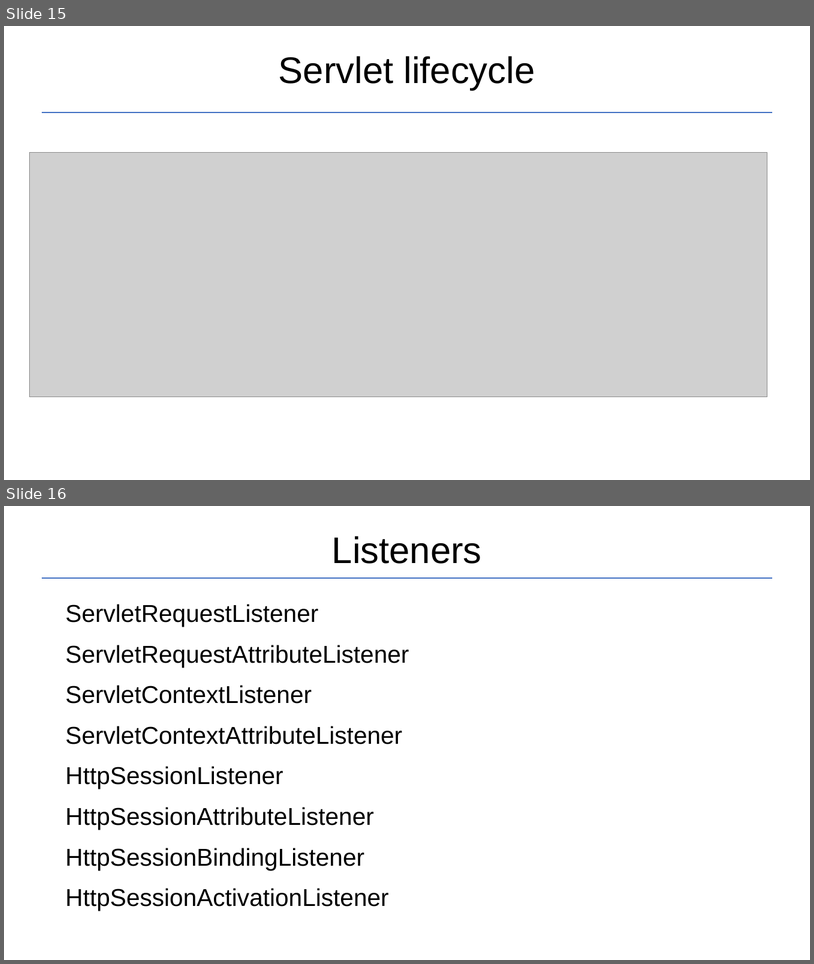
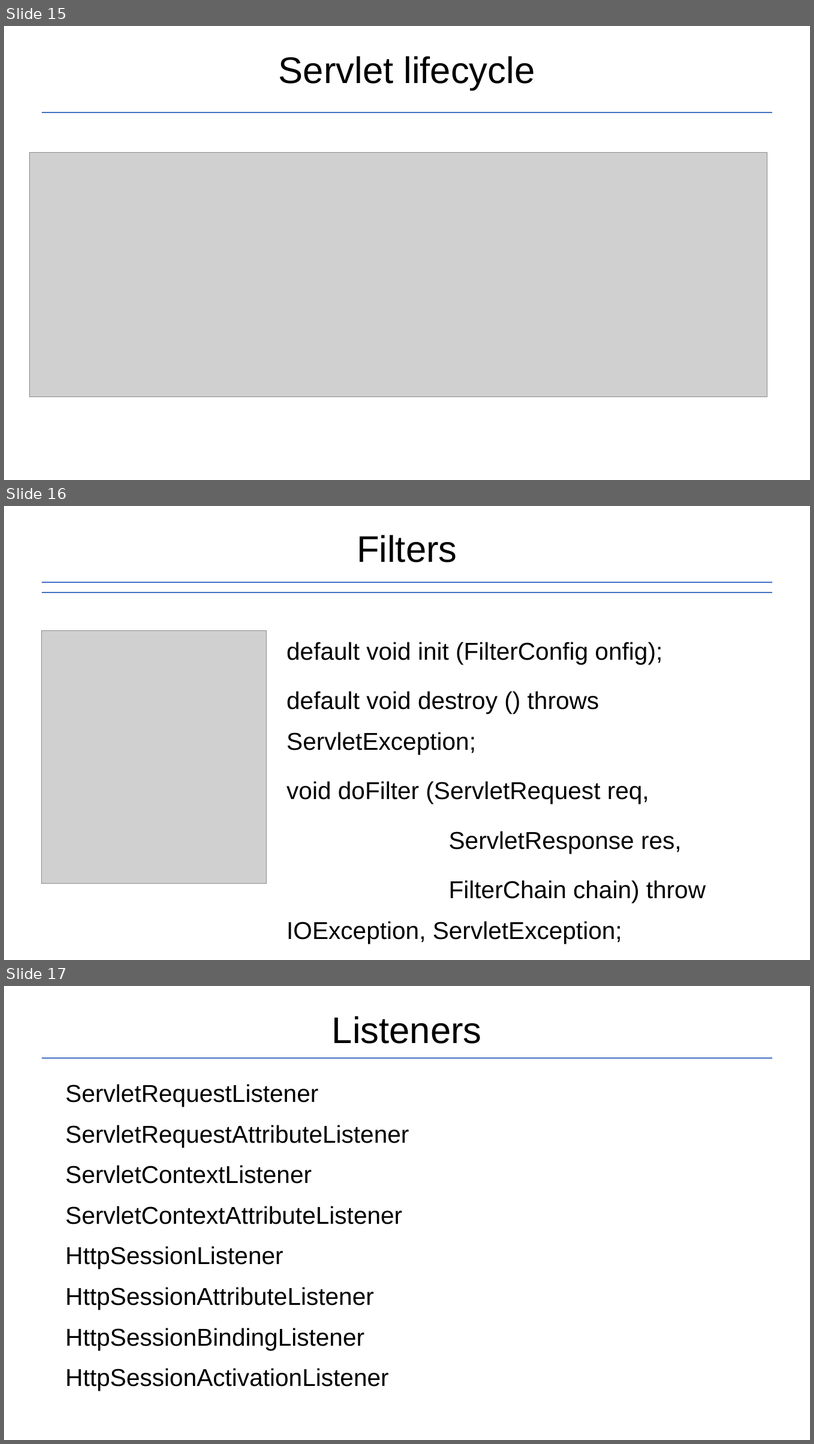
Before and after one commit to Garnik94/Levelup_presentations, a slide deck: Servlet/Servlet_Presentation.pptx. Shown one above the other, each under a label of ours: slides 15 and 16 before the commit, slides 15, 16 and 17 after it. The pictures are 814x964 and 814x1444 pixels, drawn with LibreOffice and Linux fonts; fonts in the diff are those of the drawing; grey boxes stand for pictures. Boxes give left, top, right and bottom in pixels: in the first picture for what was removed or moved away, otherwise in the second. Text is boxed around its words. In the diff, an @@ line names an element or a change of style, - is before the commit and + after.

```diff
--- a/Servlet/Servlet_Presentation.pptx
+++ b/Servlet/Servlet_Presentation.pptx
@@ slide 16 added at box(4, 506, 810, 960), background #FFFFFF @@
@@ title added at box(357, 535, 458, 562), 44 pt, text #000000 @@
+Filters
@@ line added from (42, 582) to (773, 582), #4472C4 1.5 pt @@
@@ line added from (42, 592) to (773, 592), #4472C4 1.5 pt @@
@@ picture added at box(42, 631, 267, 883) @@
@@ text added at box(287, 642, 706, 903), 29 pt, text #000000 @@
+default void init (FilterConfig onfig);
+default void destroy () throws ServletException;
+void doFilter (ServletRequest req,
+ServletResponse res,
+FilterChain chain) throw IOException, ServletException;
@@ what was slide 16 is now slide 17 @@
```
Also in this commit, not shown: 2 other files.
